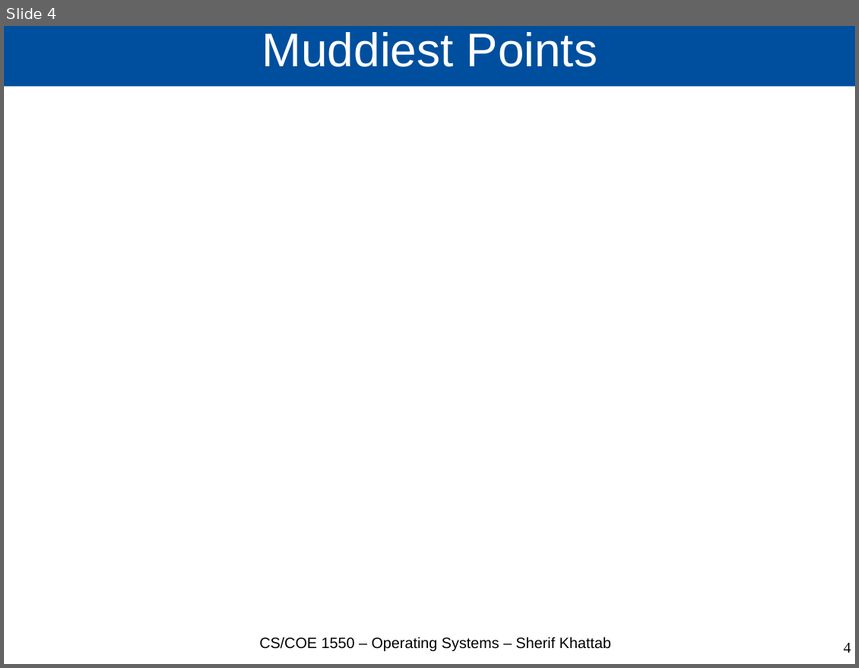
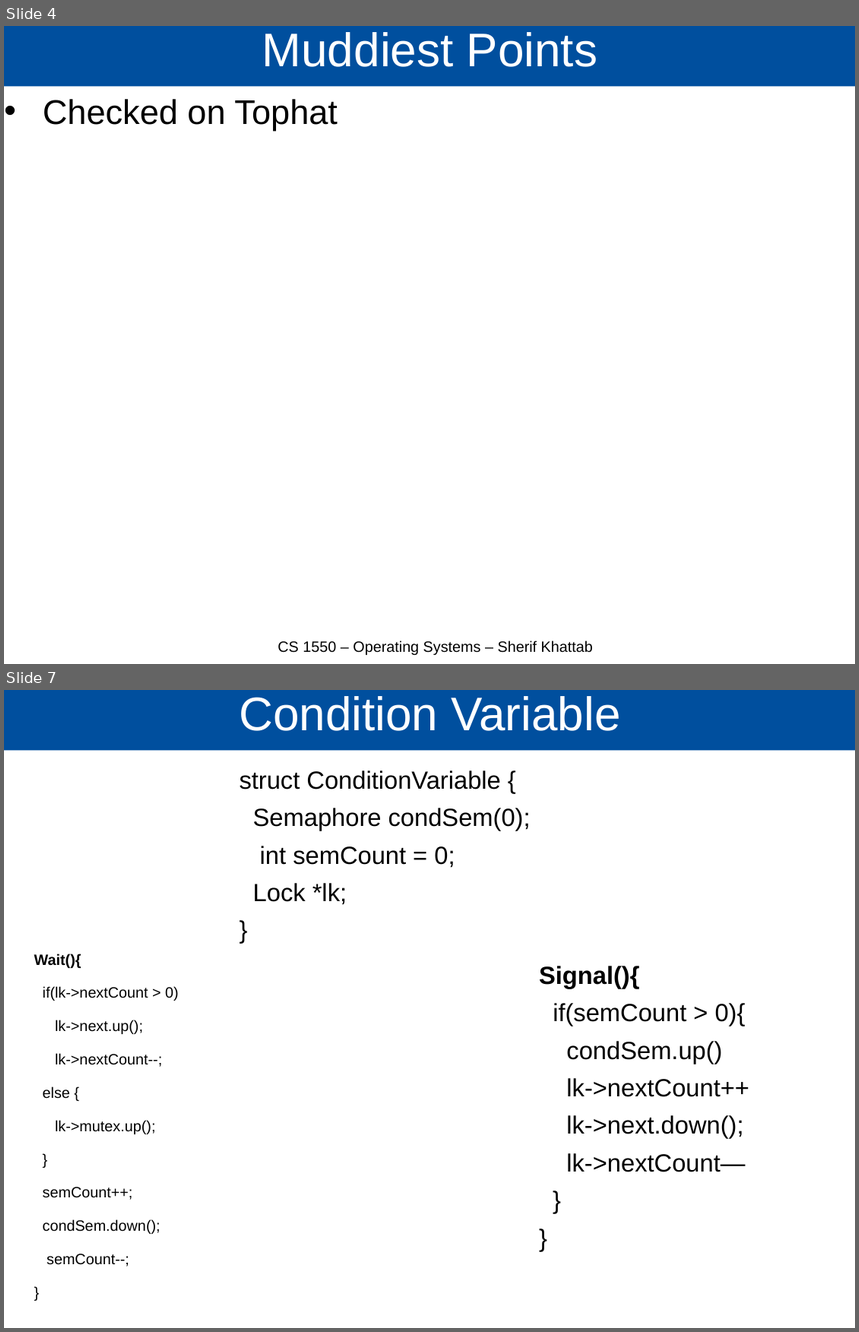
Before and after one commit to cs1550-2224/cs1550-code-handouts, a slide deck: DraftSlides/Lecture11.pptx. Shown one above the other, each under a label of ours: slide 4 before the commit, slides 4 and 7 after it; the slides between them are not shown. The pictures are 859x668 and 859x1332 pixels, drawn with LibreOffice and Linux fonts; fonts in the diff are those of the drawing. Boxes give left, top, right and bottom in pixels: in the first picture for what was removed or moved away, otherwise in the second. Text is boxed around its words. In the diff, an @@ line names an element or a change of style, - is before the commit and + after.

```diff
--- a/DraftSlides/Lecture11.pptx
+++ b/DraftSlides/Lecture11.pptx
@@ slide 7 added at (4, 690, 855, 1328), background #FFFFFF @@
@@ title added at (4, 690, 855, 751), fill #004F9E, 44 pt, text #FFFFFF @@
+Condition Variable
@@ text added at (240, 771, 531, 905), 23.1 pt, text #000000 @@
+struct ConditionVariable {
+Semaphore condSem(0);
+int semCount = 0;
+Lock *lk;
+}
@@ text added at (34, 954, 179, 1234), 14 pt, text #000000 @@
+Wait(){
+if(lk->nextCount > 0)
+lk->next.up();
+lk->nextCount--;
+else {
+lk->mutex.up();
+}
+semCount++;
+condSem.down();
+semCount--;
+}
@@ text added at (539, 966, 750, 1173), 23.1 pt, text #000000 @@
+Signal(){
+if(semCount > 0){
+condSem.up()
+lk->nextCount++
+lk->next.down();
+lk->nextCount—
+}
+}
@@ slide 4 changed as well @@
@@ text added at (43, 99, 338, 130), 32 pt, text #000000 @@
+• Checked on Tophat
@@ text at (278, 641, 593, 655): text changed @@
-CS/COE 1550 – Operating Systems – Sherif Khattab
+CS 1550 – Operating Systems – Sherif Khattab
@@ page number removed at (844, 643, 851, 653) @@
-4
```
Also in this commit, not shown: 3 other slides changed, 9 other slides added, 1 slide removed, 1 other file.
